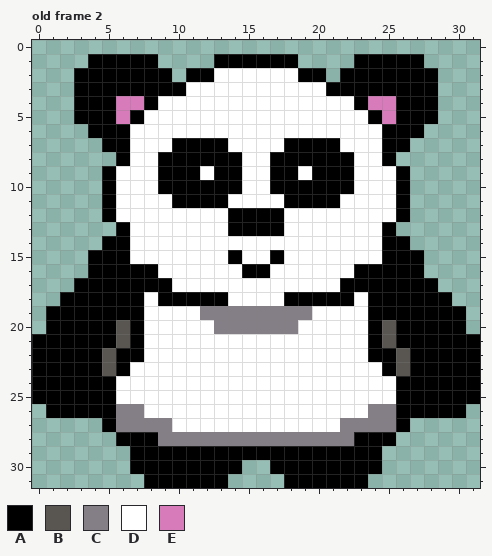
Pixel-art file, stored at assets/sprites/panda/panda_idle.aseprite. Above, as it was before the edit.
32x32 pixels, 2 frames. Shown: old frame 2. The commit also changed other frames, which this record leaves out.
Visible layers, top first: "head", "arms", "body".
Palette (. is transparent): A #000000  B #595652  C #847e87  D #ffffff  E #d77bba
Pixels before, old frame 2, first column x 0:
 1 ....AAAAA....AAAAAA....AAAAA....
 2 ...AAAAAAA.AADDDDDDAA.AAAAAAA...
 3 ...AAAAAAAADDDDDDDDDDAAAAAAAA...
 4 ...AAAEEADDDDDDDDDDDDDDAEEAAA...
 5 ...AAAEADDDDDDDDDDDDDDDDAEAAA...
 6 ....AAADDDDDDDDDDDDDDDDDDAAA....
 7 .....AADDDAAAADDDDAAAADDDAA.....
 8 ......ADDAAAAAADDAAAAAADDA......
 9 .....ADDDAAADAADDAADAAADDDA.....
10 .....ADDDAAAAAADDAAAAAADDDA.....
11 .....ADDDDAAAADDDDAAAADDDDA.....
12 .....ADDDDDDDDAAAADDDDDDDDA.....
13 ......ADDDDDDDAAAADDDDDDDA......
14 .....AADDDDDDDDDDDDDDDDDDAA.....
15 ....AAADDDDDDDADDADDDDDDDAAA....
16 ....AAAAADDDDDDAADDDDDDAAAAA....
17 ...AAAAAAADDDDDDDDDDDDAAAAAAA...
18 ..AAAAAADAAAAADDDDAAAAADAAAAAA..
19 .AAAAAAADDDDCCCCCCCCDDDDAAAAAAA.
20 .AAAAABADDDDDCCCCCCDDDDDABAAAAA.
21 AAAAAABADDDDDDDDDDDDDDDDABAAAAAA
22 AAAAABAADDDDDDDDDDDDDDDDAABAAAAA
23 AAAAABADDDDDDDDDDDDDDDDDDABAAAAA
24 AAAAAADDDDDDDDDDDDDDDDDDDDAAAAAA
25 AAAAAADDDDDDDDDDDDDDDDDDDDAAAAAA
26 .AAAAACCDDDDDDDDDDDDDDDDCCAAAAA.
27 .....ACCCCDDDDDDDDDDDDCCCCA.....
28 ......AAACCCCCCCCCCCCCCAAA......
29 .......AAAAAAAAAAAAAAAAAA.......
30 .......AAAAAAAA..AAAAAAAA.......
31 ........AAAAAA....AAAAAA........
After the commit:
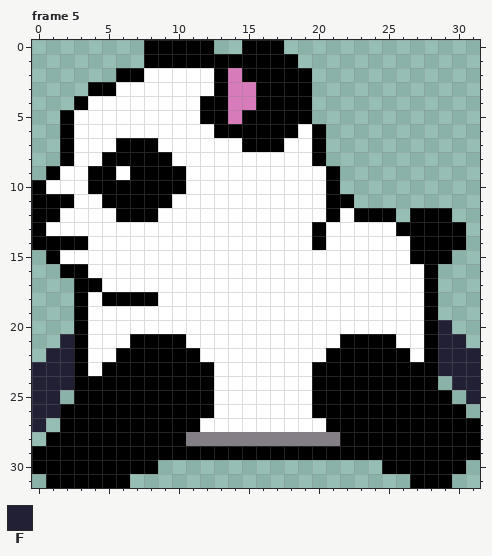
Colours new in this view: F #222034
A new or re-ordered frame is compared with the old frame closest to it.
Edits made:
frames 2 -> 7
Changed rows in their new state; - is an unchanged pixel.
Frame 5 is new; against old frame 2, layers "head", "arms", "body":
first column x 0:
 0 --------AAAAA--AAA--------------
 1 ----....-AAAA----------.....----
 2 ---...--DDDDDAEAAAA-.-.......---
 3 ---.--DDDDD--AEEAAAA.........---
 4 ----DDDDD---AAEEAAAA.........---
 5 --ADDDDD----AAEAAAAA.........---
 6 --ADDDD------AAAAAA-A.......----
 7 --ADDD-AA-DDDD-AAADD-......-----
 8 --ADDA-AA-DDDDD--DDD-.....------
 9 -ADDA--AA--D-DD--DD-D-.....-----
10 ADDDA-AAA--DDDD--DDDD-.....-----
11 AAADD-AAAADDDD----DDD-A....-----
12 AADDDDAAA-----DDDD---A-AAA.AAA--
13 ADDDDDD-------DDDD--A----DAAAAA-
14 AAAADDD-------------A----DDAAAA-
15 -ADDDDD-------D--D-------DD-AA--
16 --AADDDDD------DD------DDDDDA---
17 -----DDDDD------------DDDDDD----
18 --.-D---ADDDDD----DDDDD-DDDD-.--
19 -..-DDDD----DDDDDDDD----DDDD-..-
20 -..-DDDD-----DDDDDD-----DDDD-F.-
21 ..F-DDD-AAA-----------AA-ADD-FF.
22 .FF-DD--AAAA---------AAA--AD-FFF
23 FFF-DA-AAAAAA-------AAAAA-A--FFF
24 FFF---AAAAAAA-------AAAAAA---.FF
25 FF.---AAAAAAA-------AAAAAA----.F
26 FF----AAAAAAA-------AAAAAA------
27 F-AAA-AAAAAA---------AAAAA-AAAAA
28 -AAAAA---AA-----------A---AAAAAA
29 AAAAAAA------------------AAAAAAA
30 AAAAAAA--......--........AAAAAA-
31 -AAAAAA-......----......---AAA--
Changed places in both pictures, as pixel boxes (x1, y1, x2, y2):
changed: (32, 40, 480, 488)
